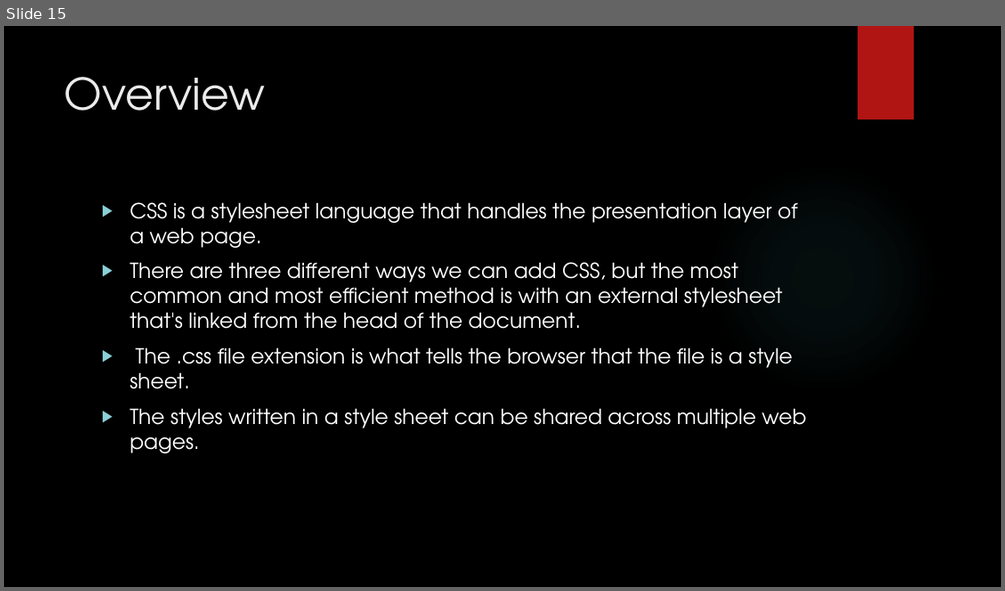
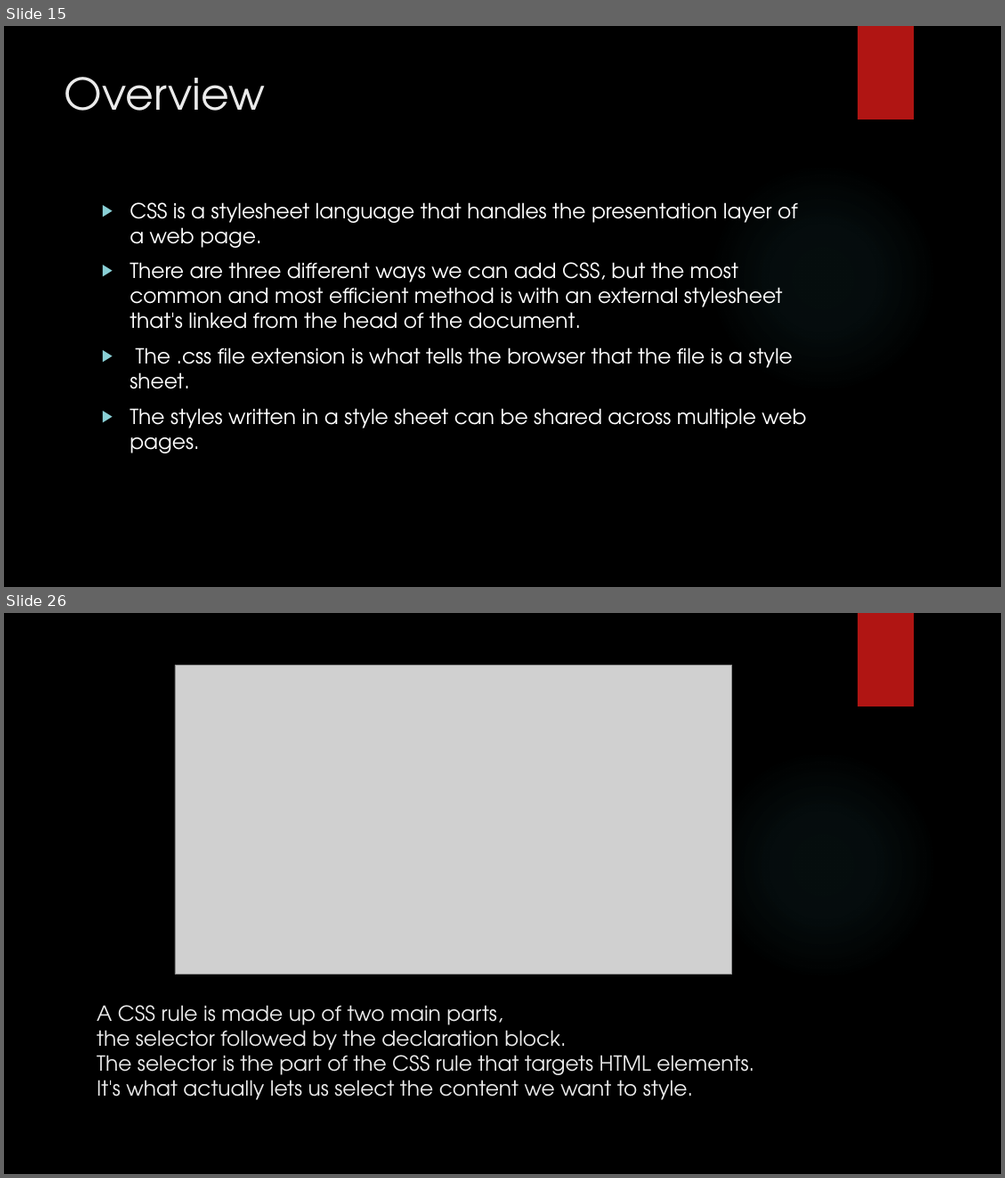
Before and after one commit to xhami558/CSS-Basics, a slide deck: css slides.pptx. Shown one above the other, each under a label of ours: slide 15 before the commit, slides 15 and 26 after it; the slides between them are not shown. The pictures are 1005x591 and 1005x1178 pixels, drawn with LibreOffice and Linux fonts; fonts in the diff are those of the drawing; grey boxes stand for pictures; background and template pictures are left out. Boxes give left, top, right and bottom in pixels: in the first picture for what was removed or moved away, otherwise in the second. Text is boxed around its words. In the diff, an @@ line names an element or a change of style, - is before the commit and + after.

Commit message:
Selectors

```diff
--- a/css slides.pptx
+++ b/css slides.pptx
@@ slide 26 added at <box>4,613,1001,1174</box>, background picture (left out); not listed: 2 template elements that a slide beside it also shows @@
@@ picture added at <box>175,666,732,975</box> @@
@@ title added at <box>97,1005,754,1100</box>, 20 pt, text #EBEBEB @@
+A CSS rule is made up of two main parts,
+the selector followed by the declaration block.
+The selector is the part of the CSS rule that targets HTML elements.
+It's what actually lets us select the content we want to style.
```
Also in this commit, not shown: 12 other slides added, 2 other files.
